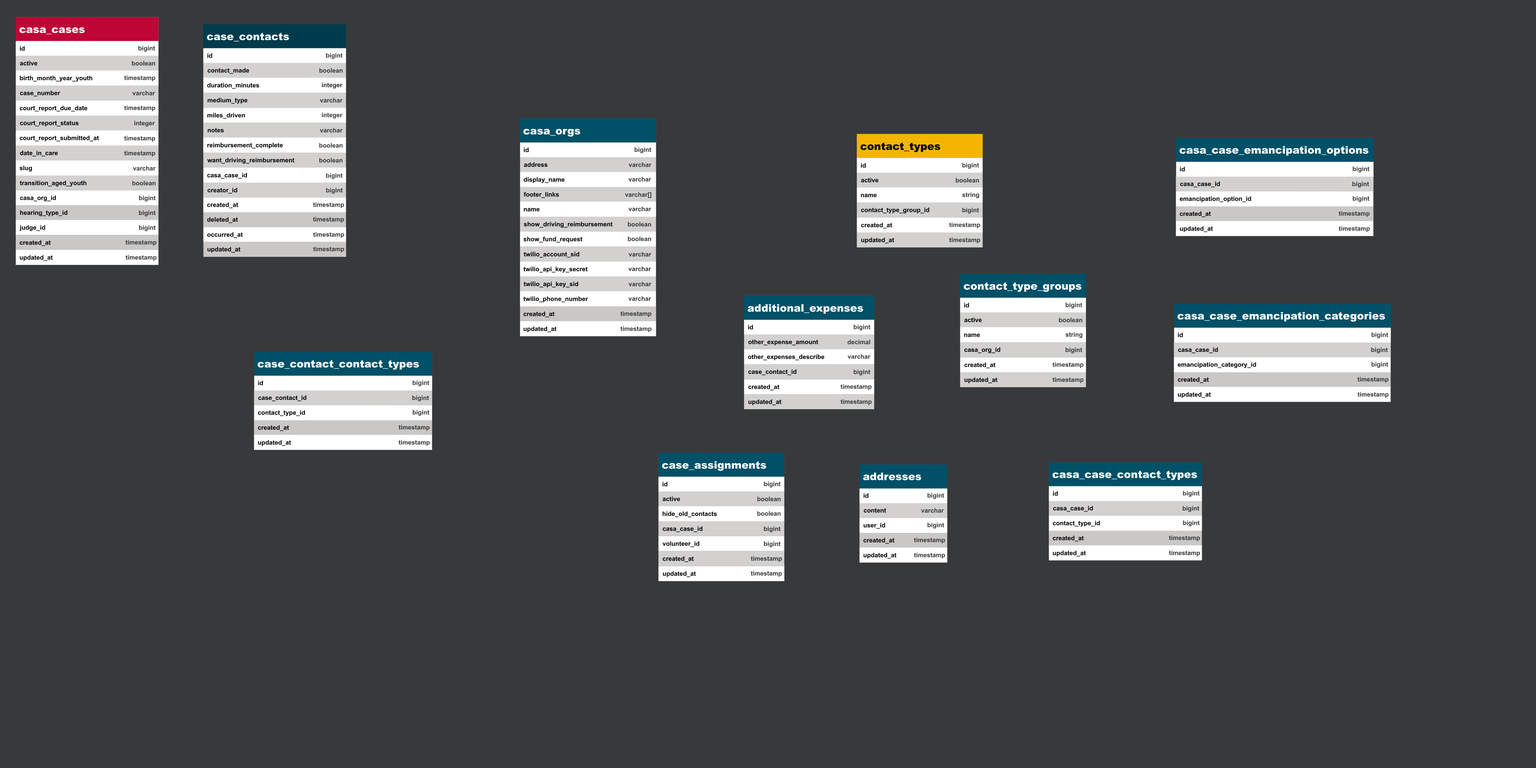
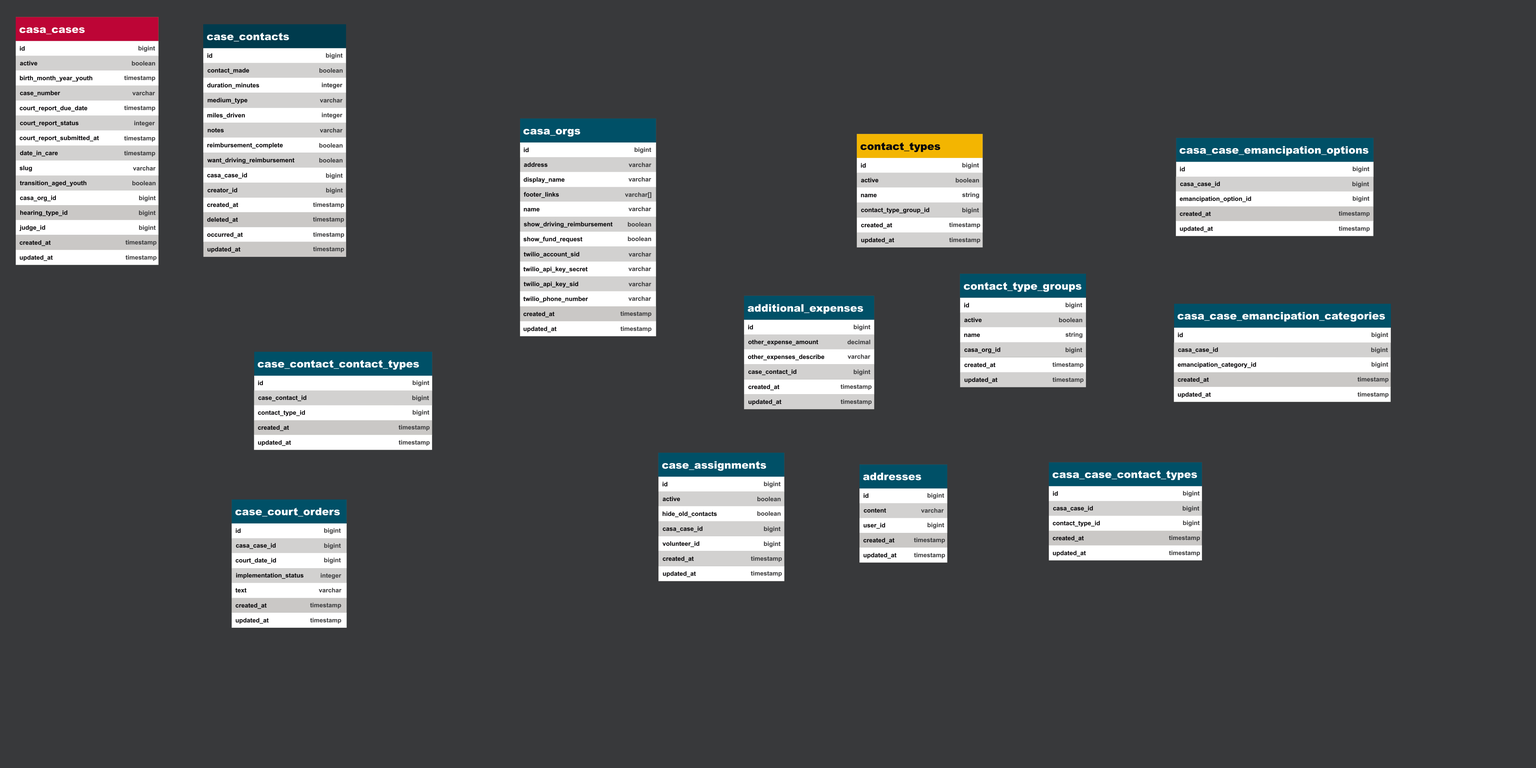
Two versions of the same layered image (1536x768). Layer-by-layer changes:
pixels changed over box(31, 38, 1380, 628) (layer not identified)
